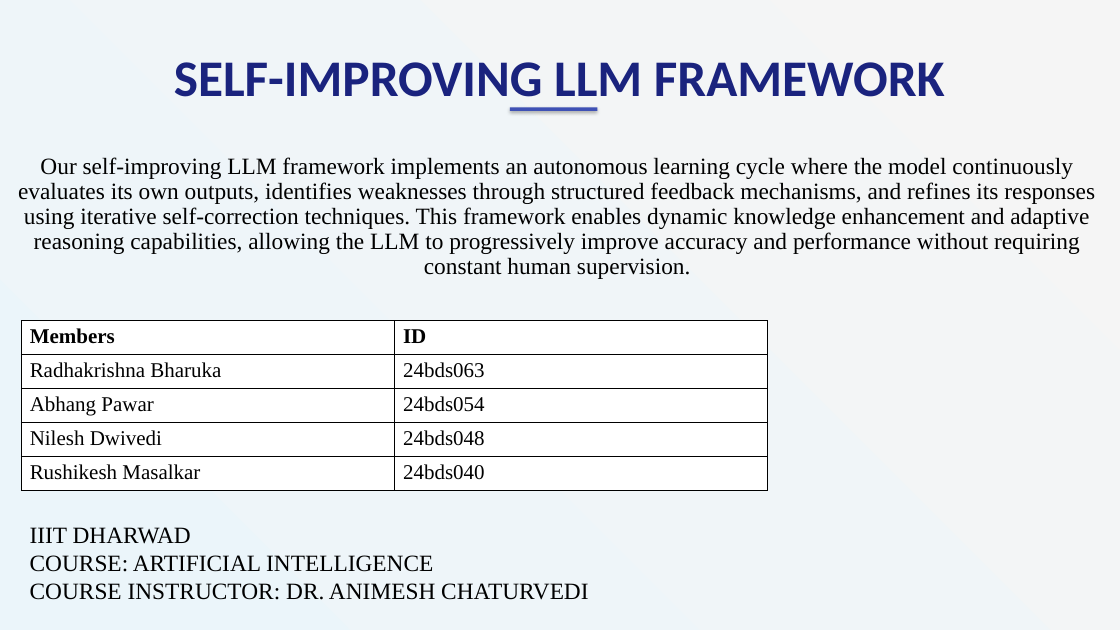
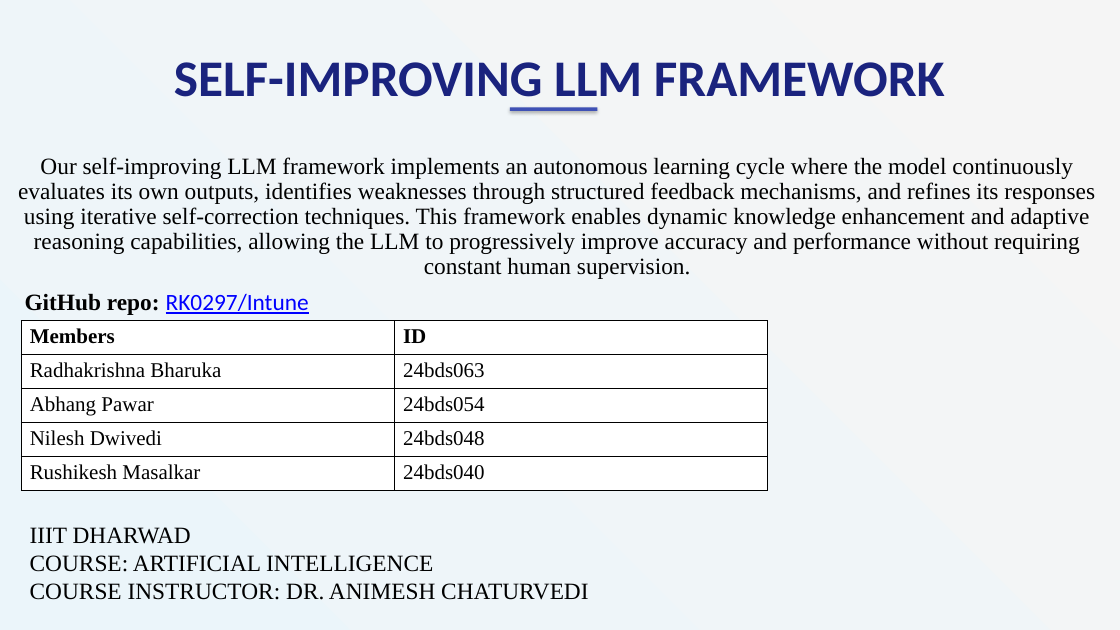
Before and after one commit to Self-eval-llm/Intune-Backend, a slide deck: slide 1 of docs/AI_PPT.pptx. Drawn at 1120x630 pixels with LibreOffice and Linux fonts; fonts in the diff are those of the drawing. Boxes give left, top, right and bottom in pixels: in the first picture for what was removed or moved away, otherwise in the second. Text is boxed around its words. In the diff, an @@ line names an element or a change of style, - is before the commit and + after.

Commit message:
Update AI presentation

```diff
--- a/docs/AI_PPT.pptx
+++ b/docs/AI_PPT.pptx
@@ text added at (25, 293, 309, 315), 20 pt, text #0000FF, underline @@
+GitHub repo: RK0297/Intune
```
